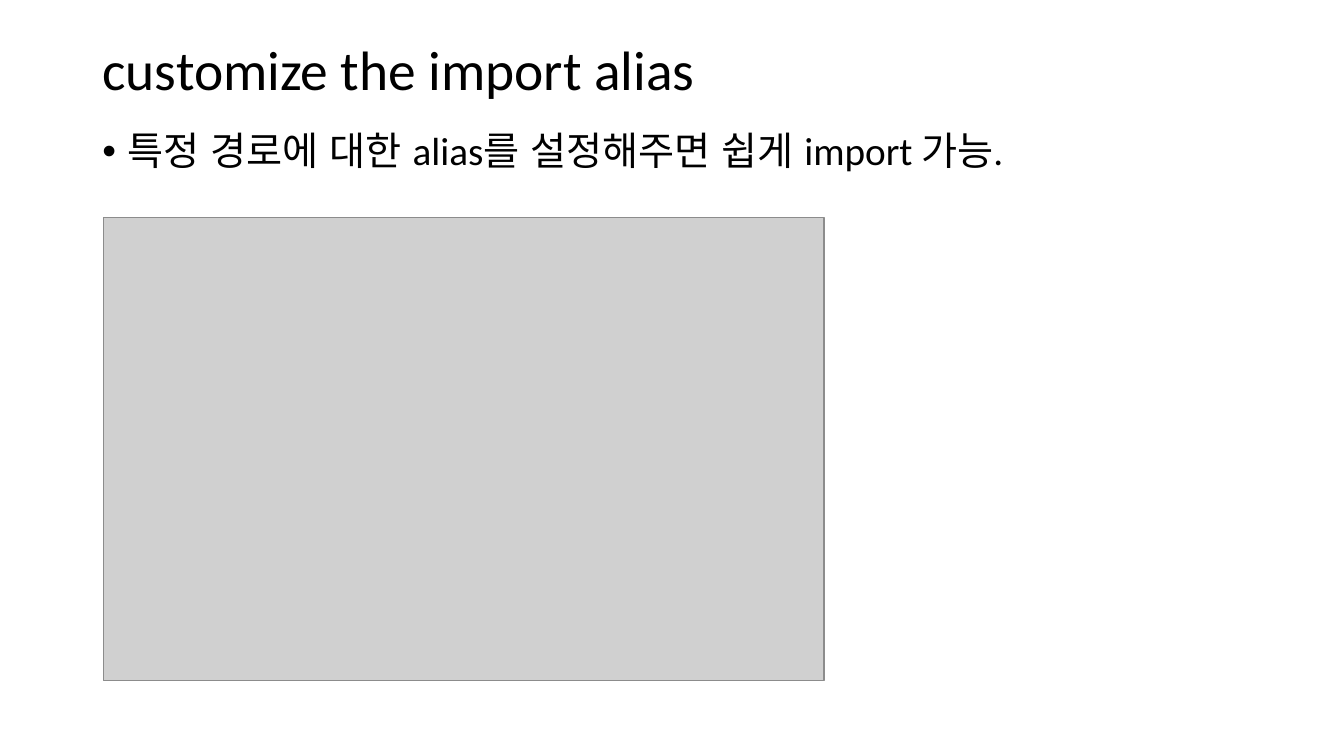
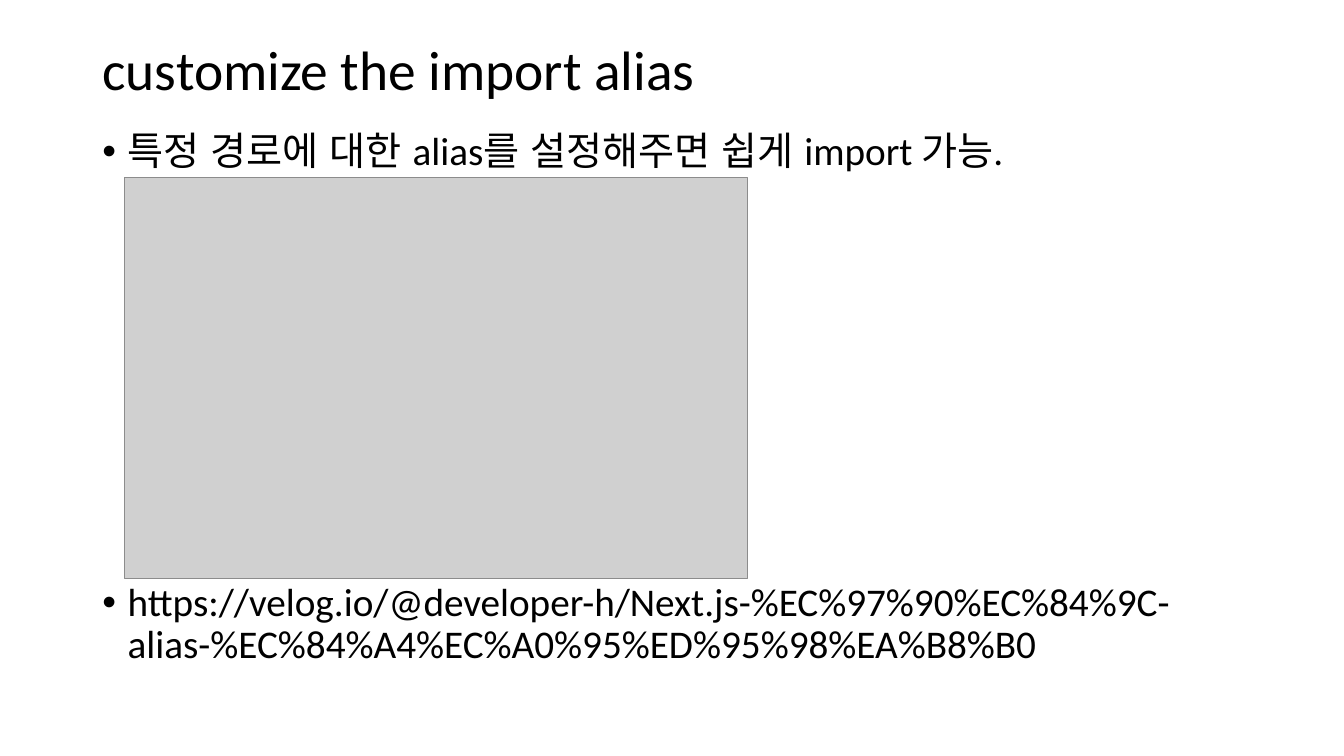
Before and after one commit to eleutheria80/bootstrap, a slide deck: slide 12 of documents/nextjs.pptx (slide 11 before the commit). Drawn at 1344x756 pixels with LibreOffice and Linux fonts; fonts in the diff are those of the drawing; grey boxes stand for pictures. Boxes give left, top, right and bottom in pixels: in the first picture for what was removed or moved away, otherwise in the second. Text is boxed around its words. In the diff, an @@ line names an element or a change of style, - is before the commit and + after.

```diff
--- a/documents/nextjs.pptx
+++ b/documents/nextjs.pptx
@@ picture: place and size @@
-picture at [103,218,824,682]
+picture at [125,177,748,578]
@@ text at [128,588,1170,659]: paragraph added @@
+• https://velog.io/@developer-h/Next.js-%EC%97%90%EC%84%9C-alias-%EC%84%A4%EC%A0%95%ED%95%98%EA%B8%B0
```
Also in this commit, not shown: 1 other slide changed, 3 slides added, 3 other files.
